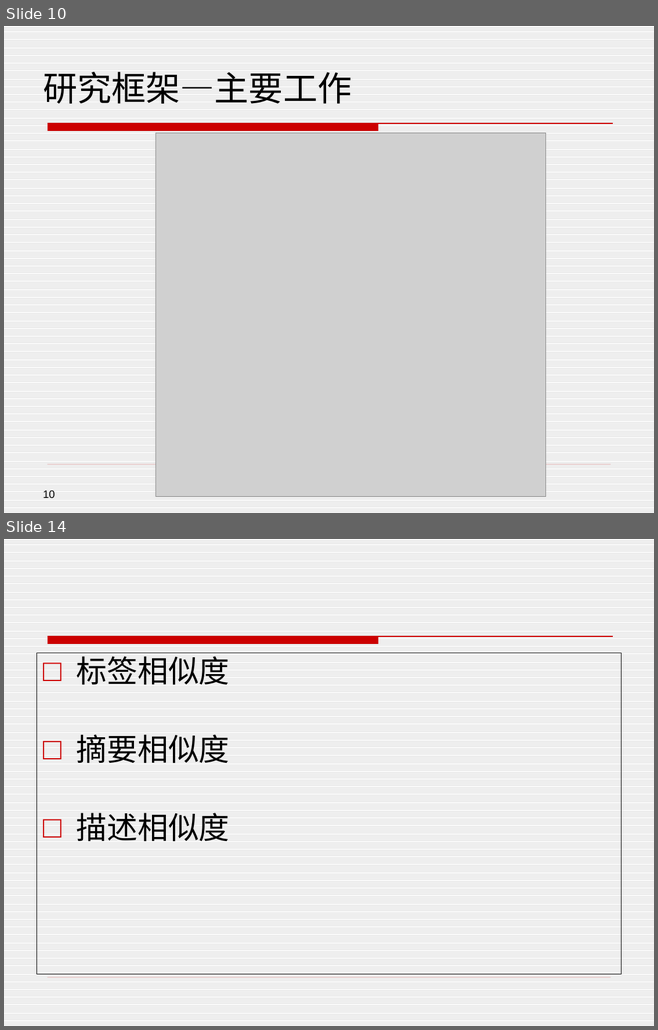
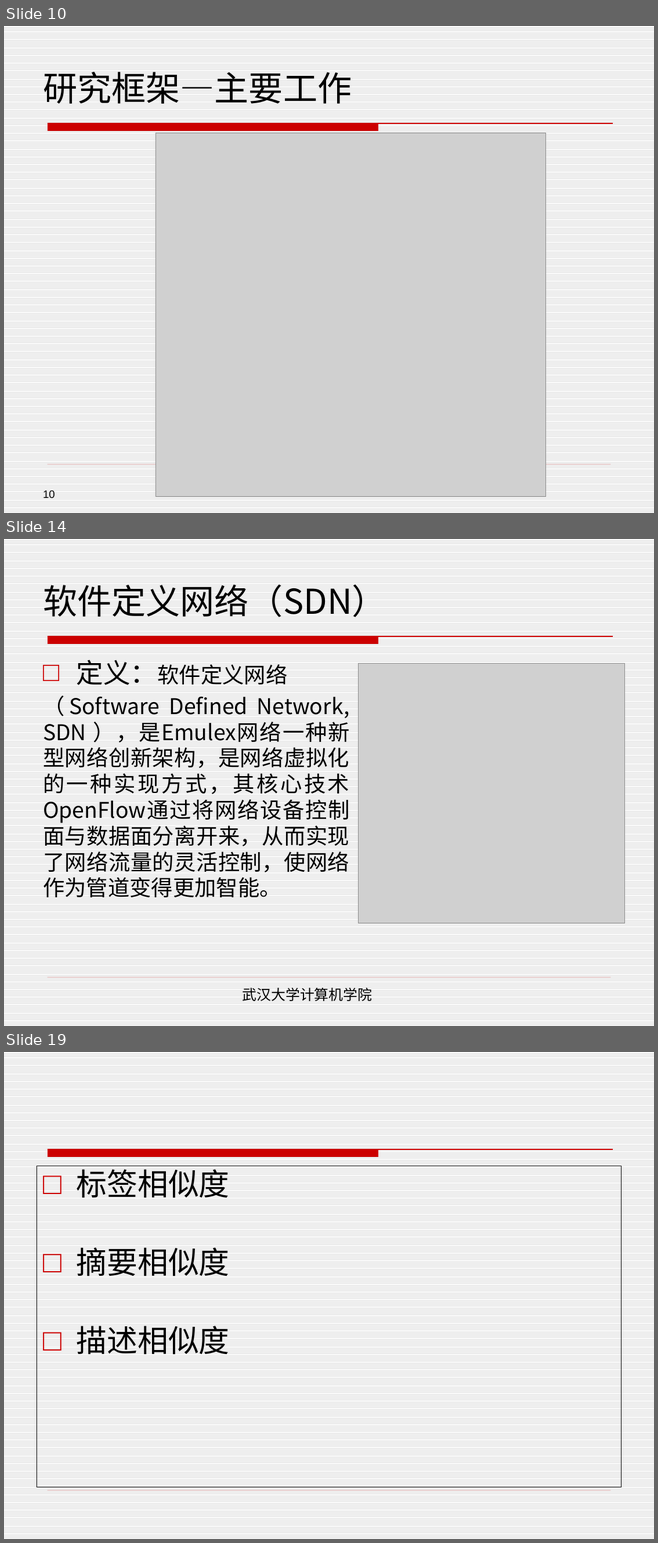
Before and after one commit to henryzhao/graduate, a slide deck: 赵玉琦硕士论文答辩.pptx. Shown one above the other, each under a label of ours: slides 10 and 14 before the commit, slides 10, 14 and 19 after it; the slides between them are not shown. The pictures are 658x1030 and 658x1543 pixels, drawn with LibreOffice and Linux fonts; fonts in the diff are those of the drawing; grey boxes stand for pictures; background and template pictures are left out. Boxes give left, top, right and bottom in pixels: in the first picture for what was removed or moved away, otherwise in the second. Text is boxed around its words. In the diff, an @@ line names an element or a change of style, - is before the commit and + after.

```diff
--- a/赵玉琦硕士论文答辩.pptx
+++ b/赵玉琦硕士论文答辩.pptx
@@ slide 14 added at [4,539,654,1026], background pattern #DDDDDD on #FFFFFF; not listed: 2 template elements that a slide beside it also shows @@
@@ title added at [43,584,386,617], 38 pt, text #000000 @@
+软件定义网络（SDN）
@@ text added at [43,660,350,897], 24 pt, text #000000 @@
+□ 定义：软件定义网络
+（Software Defined Network, SDN ），是Emulex网络一种新型网络创新架构，是网络虚拟化的一种实现方式，其核心技术OpenFlow通过将网络设备控制面与数据面分离开来，从而实现了网络流量的灵活控制，使网络作为管道变得更加智能。
@@ picture added at [358,664,625,924] @@
@@ text added at [242,988,372,1001], 16 pt, text #000000 @@
+武汉大学计算机学院
@@ what was slide 14 is now slide 19 @@
```
Also in this commit, not shown: 1 slide changed, 6 other slides added, 2 slides removed, 1 other file.
